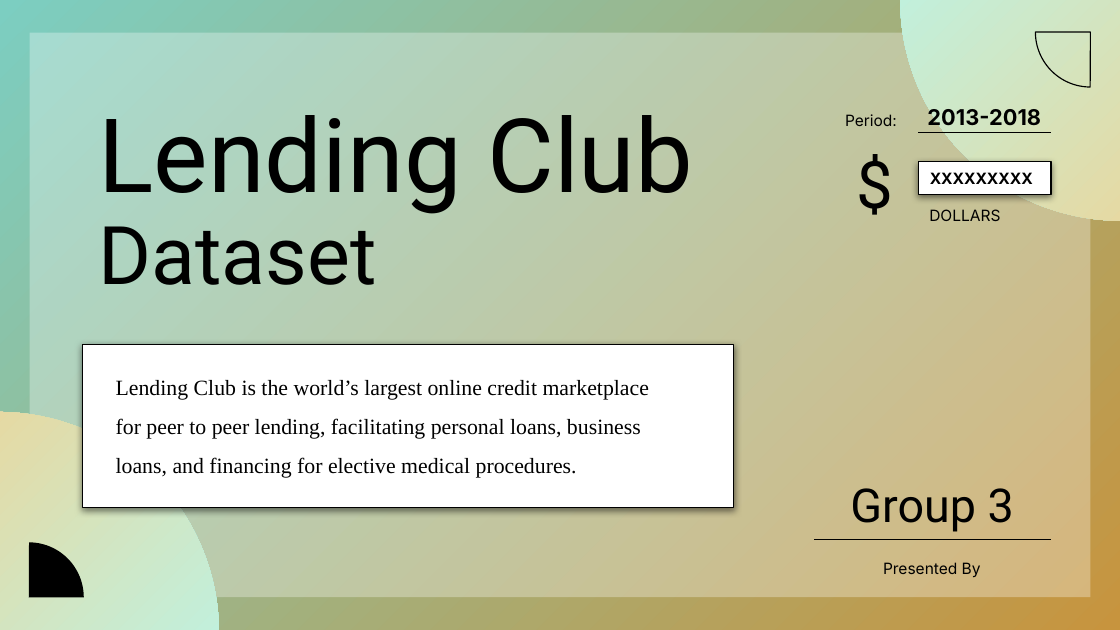
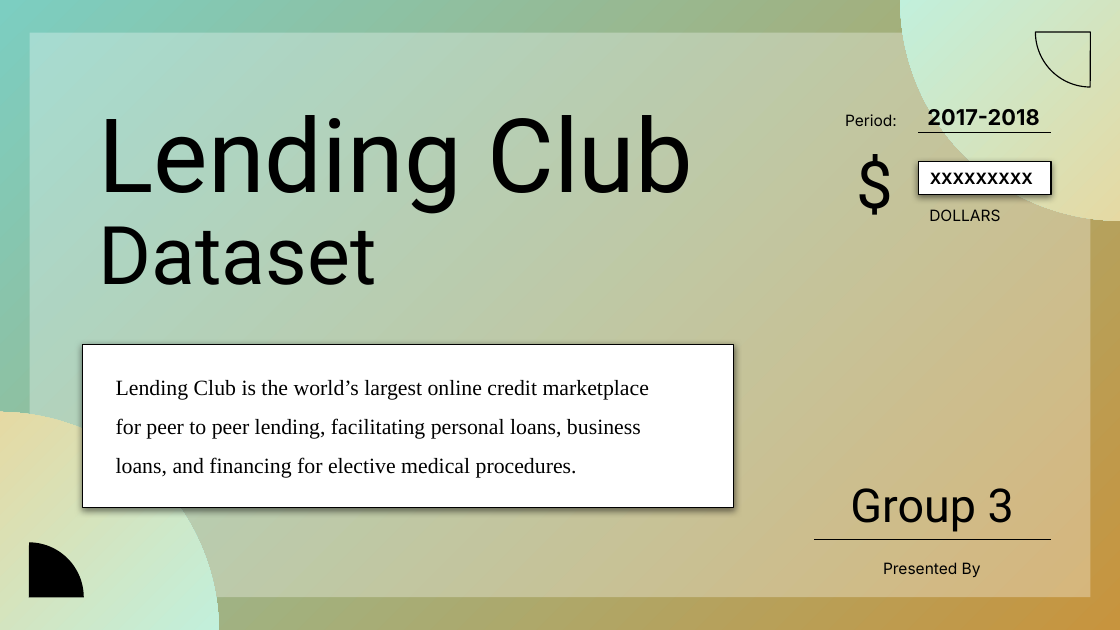
Before and after one commit to PrabhatMishra2111/Capstone-Project-P2P-Lending-Group-, a slide deck: slide 1 of Lending Club Final Presentation.pptx. Drawn at 1120x630 pixels with LibreOffice and Linux fonts; fonts in the diff are those of the drawing; background and template pictures are left out. Boxes give left, top, right and bottom in pixels: in the first picture for what was removed or moved away, otherwise in the second. Text is boxed around its words. In the diff, an @@ line names an element or a change of style, - is before the commit and + after.

```diff
--- a/Lending Club Final Presentation.pptx
+++ b/Lending Club Final Presentation.pptx
@@ text at <box>927,109,1039,126</box>: text changed @@
-2013-2018
+2017-2018
```
Also in this commit, not shown: 6 other slides changed, 1 slide added, 7 slides removed.
